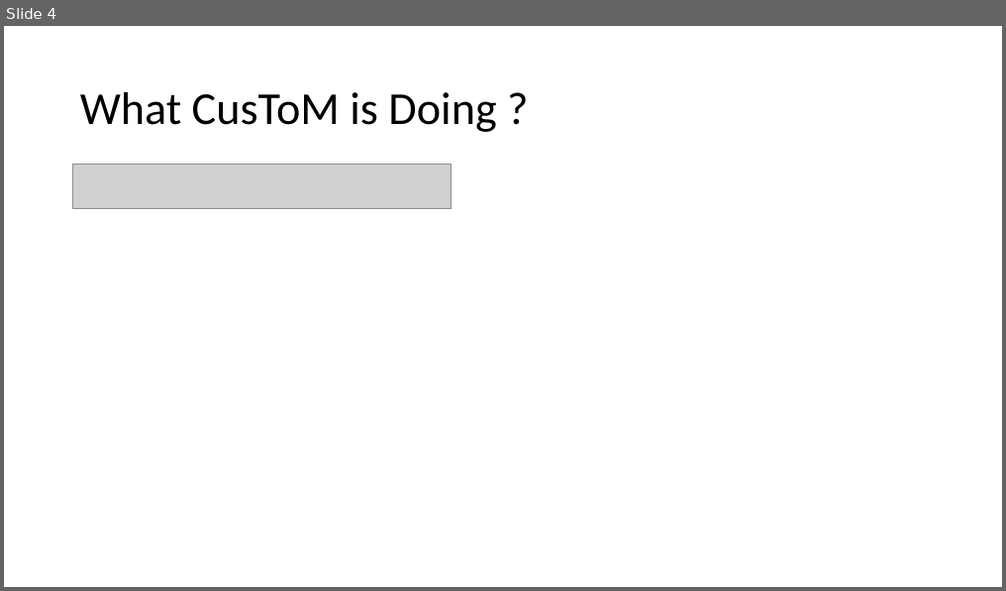
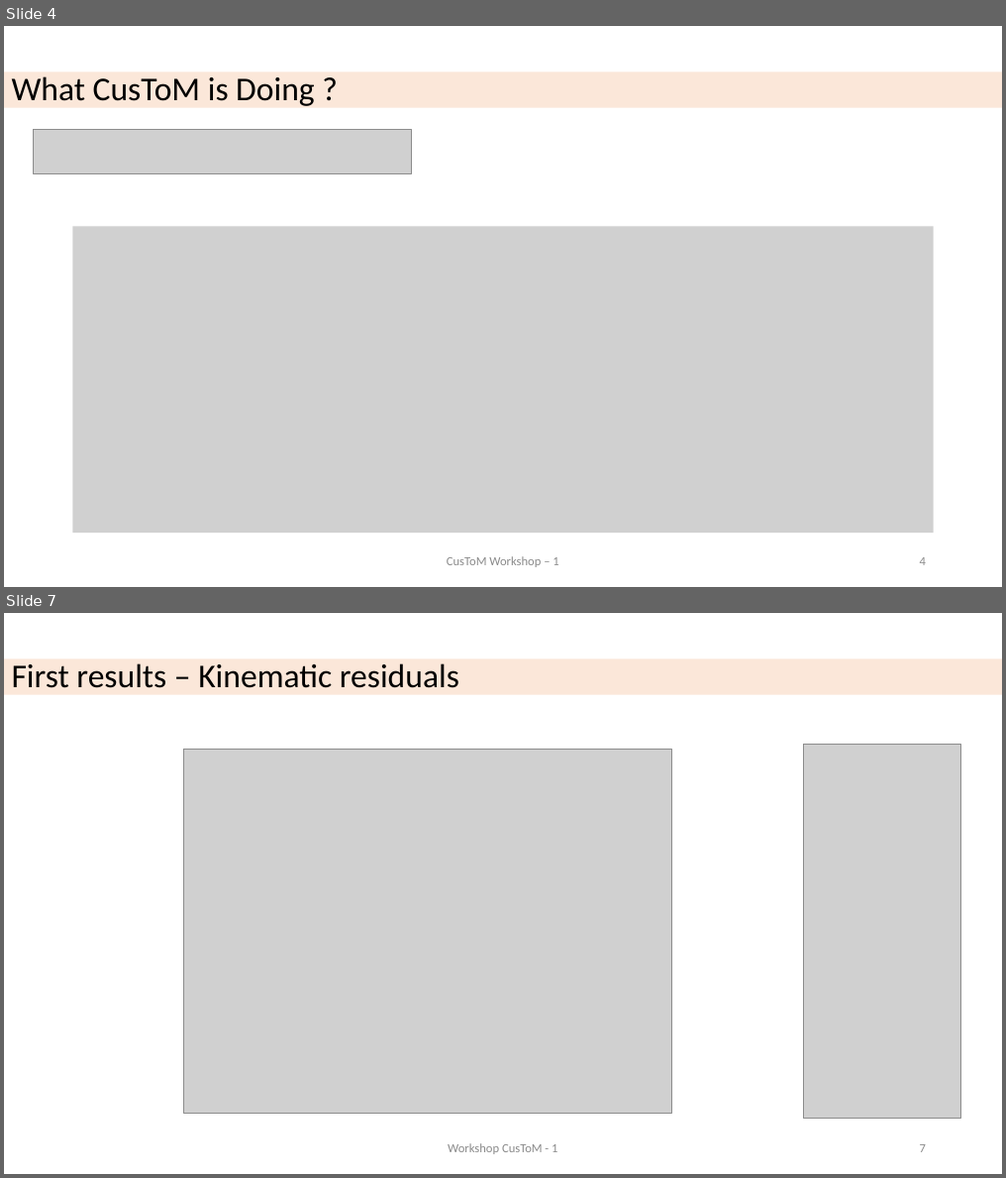
Before and after one commit to cpontonn/CusToM-Workshop, a slide deck: 1_KINEMATICS_AND_GEOMETRICAL_CALIBRATION.pptx. Shown one above the other, each under a label of ours: slide 4 before the commit, slides 4 and 7 after it; the slides between them are not shown. The pictures are 1006x591 and 1006x1178 pixels, drawn with LibreOffice and Linux fonts; fonts in the diff are those of the drawing; grey boxes stand for pictures. Boxes give left, top, right and bottom in pixels: in the first picture for what was removed or moved away, otherwise in the second. Text is boxed around its words. In the diff, an @@ line names an element or a change of style, - is before the commit and + after.

Commit message:
Kinematic tutorial advancement

```diff
--- a/1_KINEMATICS_AND_GEOMETRICAL_CALIBRATION.pptx
+++ b/1_KINEMATICS_AND_GEOMETRICAL_CALIBRATION.pptx
@@ slide 7 added at (4, 613, 1002, 1174), background #FFFFFF @@
@@ title added at (4, 659, 1002, 694), fill #ED7D31 at 18% opacity, 32 pt, text #000000 @@
+First results – Kinematic residuals
@@ picture added at (183, 750, 671, 1114) @@
@@ picture added at (804, 745, 960, 1119) @@
@@ text added at (448, 1144, 557, 1155), 12 pt, text #8C8C8C @@
+Workshop CusToM - 1
@@ page number added at (920, 1145, 926, 1153), 12 pt, text #8C8C8C @@
+7
@@ slide 4 changed as well @@
@@ title "What CusToM is Doing ?": place and size @@
-title "What CusToM is Doing ?" at (80, 92, 496, 132)
+title "What CusToM is Doing ?" at (4, 72, 1002, 107)
@@ title "What CusToM is Doing ?" at (4, 72, 1002, 107): size 44 to 32 pt; fill none to #ED7D31 at 18% opacity @@
@@ picture: place and size @@
-picture at (73, 165, 450, 209)
+picture at (33, 129, 411, 174)
@@ picture added at (73, 227, 934, 534) @@
@@ text added at (447, 557, 558, 568), 12 pt, text #8C8C8C @@
+CusToM Workshop – 1
@@ page number added at (920, 558, 926, 566), 12 pt, text #8C8C8C @@
+4
```
Also in this commit, not shown: 4 other slides changed, 14 other slides added, 5 slides removed, 57 other files.
